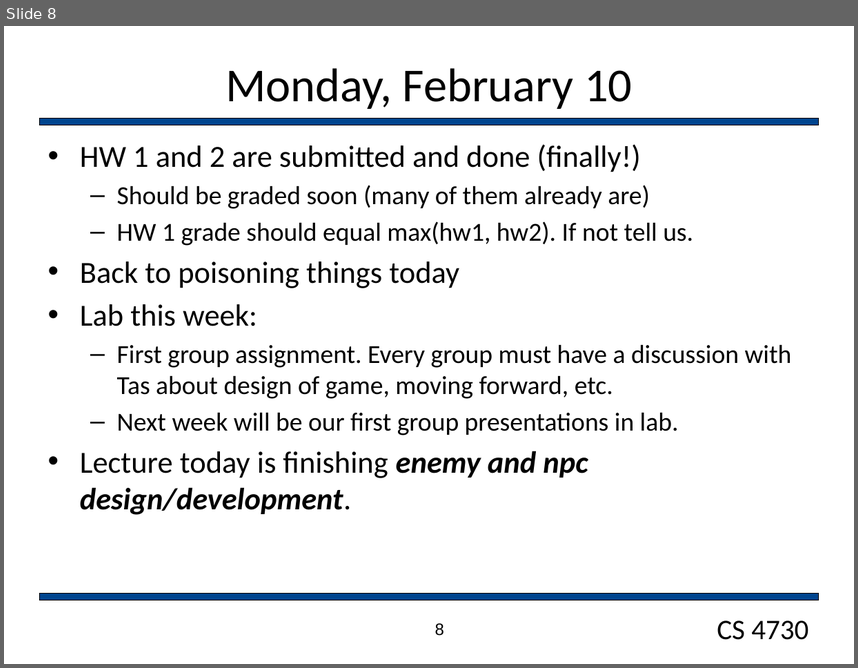
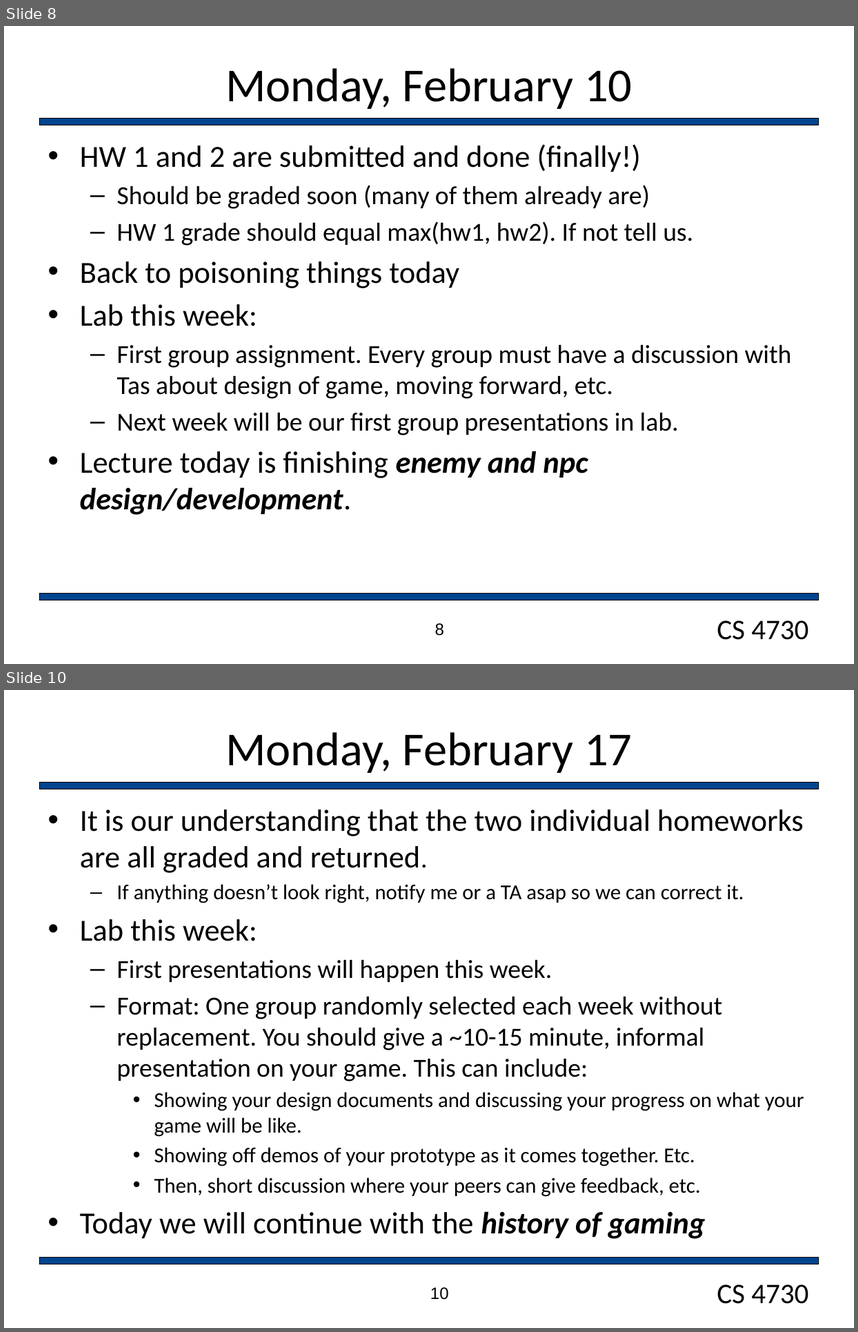
Before and after one commit to markfloryan/gamedesign, a slide deck: slides/dailyAnnouncements.pptx. Shown one above the other, each under a label of ours: slide 8 before the commit, slides 8 and 10 after it; the slides between them are not shown. The pictures are 858x668 and 858x1332 pixels, drawn with LibreOffice and Linux fonts; fonts in the diff are those of the drawing; background and template pictures are left out. Boxes give left, top, right and bottom in pixels: in the first picture for what was removed or moved away, otherwise in the second. Text is boxed around its words. In the diff, an @@ line names an element or a change of style, - is before the commit and + after.

Commit message:
New slides!

```diff
--- a/slides/dailyAnnouncements.pptx
+++ b/slides/dailyAnnouncements.pptx
@@ slide 10 added at [4, 690, 854, 1328], background #FFFFFF; not listed: 3 template elements that a slide beside it also shows @@
@@ title added at [225, 732, 632, 773], 40 pt, text #000000 @@
+Monday, February 17
@@ text added at [80, 809, 804, 1239], 18 pt, text #000000 @@
+• It is our understanding that the two individual homeworks are all graded and returned.
+  – If anything doesn’t look right, notify me or a TA asap so we can correct it.
+• Lab this week:
+  – First presentations will happen this week.
+  – Format: One group randomly selected each week without replacement. You should give a ~10-15 minute, informal presentation on your game. This can include:
+    • Showing your design documents and discussing your progress on what your game will be like.
+    • Showing off demos of your prototype as it comes together. Etc.
+    • Then, short discussion where your peers can give feedback, etc.
+• Today we will continue with the history of gaming
@@ page number added at [430, 1287, 449, 1299], 14 pt, text #000000 @@
+10
```
Also in this commit, not shown: 1 other slide added, 4 other files.
